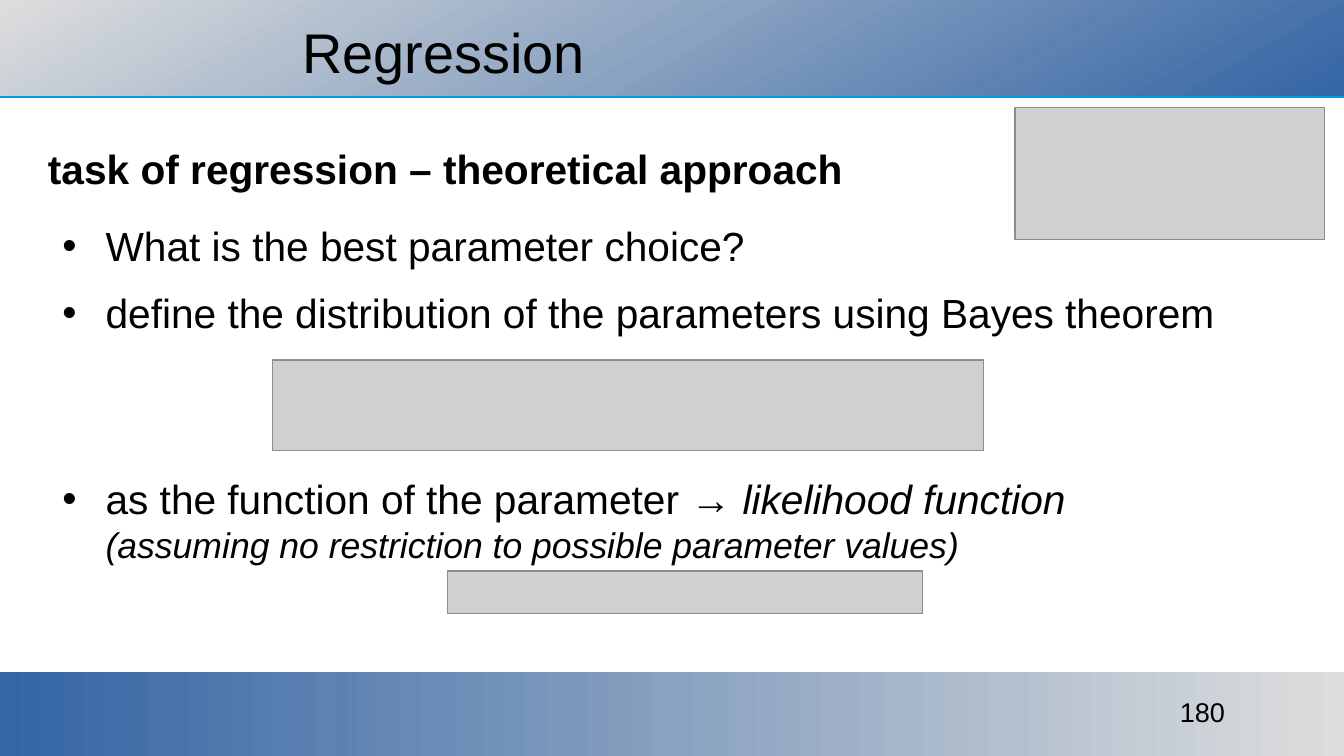
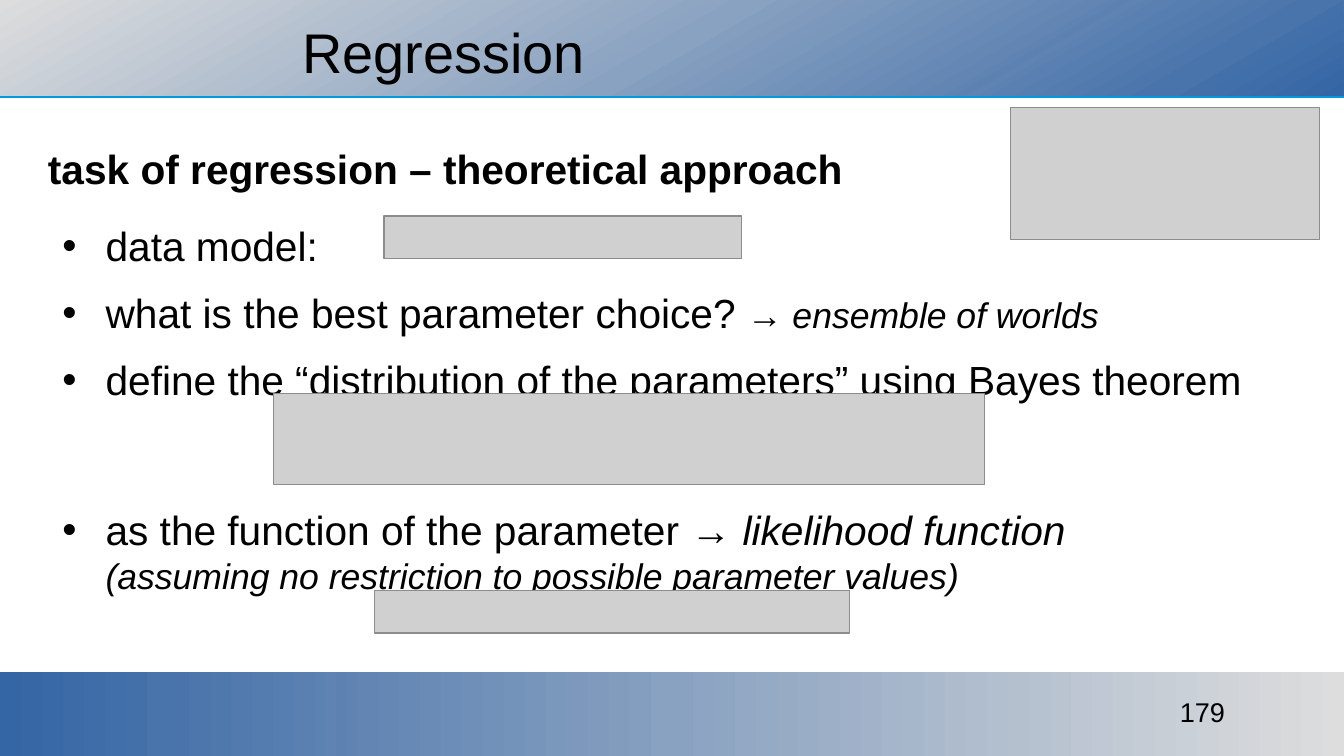
Before and after one commit to ajakovac/ML-in-Practice-I, a slide deck: slide 179 of ML in practice.odp (slide 180 before the commit). Drawn at 1344x756 pixels with LibreOffice and Linux fonts; fonts in the diff are those of the drawing; grey boxes stand for pictures; background and template pictures are left out. Boxes give left, top, right and bottom in pixels: in the first picture for what was removed or moved away, otherwise in the second. Text is boxed around its words. In the diff, an @@ line names an element or a change of style, - is before the commit and + after.

Commit message:
regression, probability methods

```diff
--- a/ML in practice.odp
+++ b/ML in practice.odp
@@ picture moved from (x1=1016, y1=109, x2=1326, y2=240) to (x1=1011, y1=109, x2=1321, y2=240) @@
@@ text at (x1=106, y1=231, x2=1241, y2=403): text changed @@
-• What is the best parameter choice?
-• define the distribution of the parameters using Bayes theorem
+• data model:
+• what is the best parameter choice? → ensemble of worlds
+• define the “distribution of the parameters” using Bayes theorem
@@ picture added at (x1=384, y1=216, x2=743, y2=259) @@
@@ picture moved from (x1=273, y1=360, x2=984, y2=451) to (x1=273, y1=394, x2=984, y2=485) @@
@@ text at (x1=106, y1=515, x2=1065, y2=596): less space between paragraphs @@
@@ picture moved from (x1=448, y1=572, x2=923, y2=615) to (x1=374, y1=590, x2=850, y2=633) @@
@@ page number at (x1=1180, y1=703, x2=1225, y2=723): text changed @@
-180
+179
```
Also in this commit, not shown: 4 other slides changed, 48 slides added, 2 slides removed, 23 other files.
